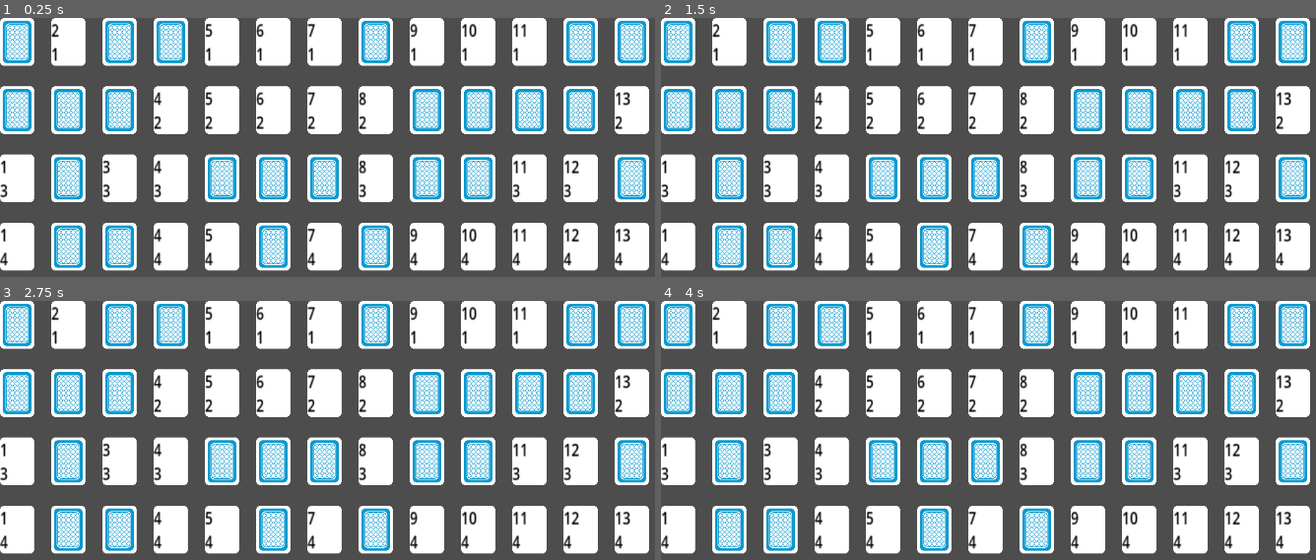
Above: before the commit, frames 1-4 (two rows, left to right).
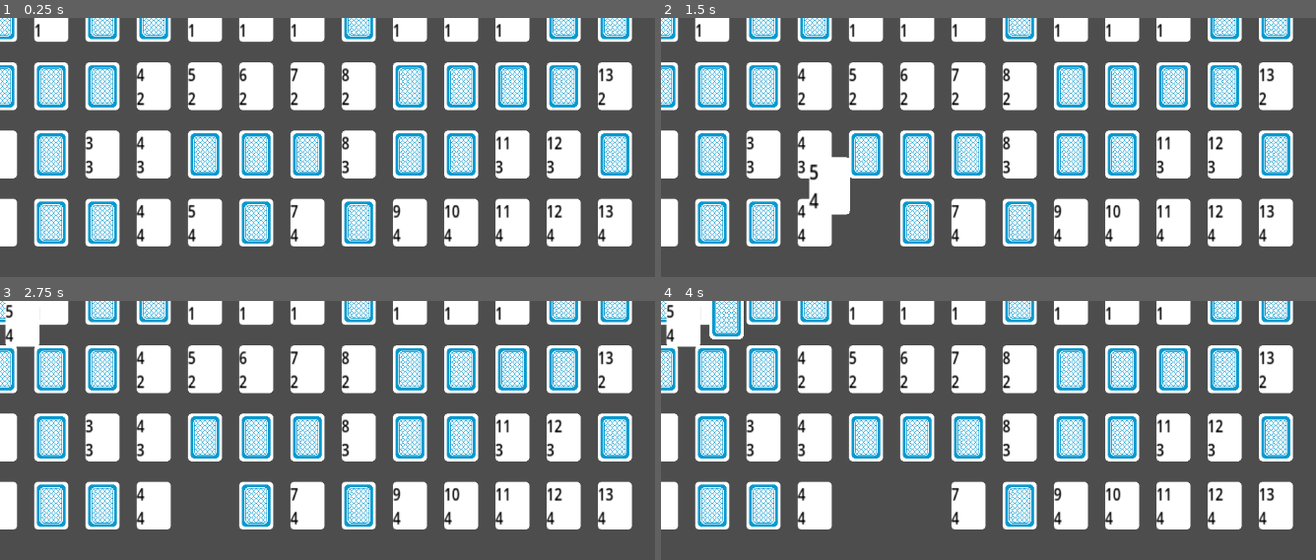
Above: after the commit, the same moments.

Repository: pmaitland/Patience
Game: Godot game, scene res://scenes/Main.tscn
Same seed, same stepped clock (60 frames per second), same inputs: the game is played once before the commit and once after it.
Inputs (mouse positions are in pixels of both pictures, inside the frame that each line leads up to):
- Up to frame 1 (0.25 s): no input
- Up to frame 2 (1.5 s): tap Enter at 0.5 s; move the mouse to (1230, 217) at 0.52 s; click (1230, 217) at 0.67 s; tap Space at 1.25 s; drag from (896, 261) to (680, 41) at 1.27 s
- Up to frame 3 (2.75 s): move the mouse to (471, 425) at 2.02 s; click (471, 425) at 2.17 s
- Up to frame 4 (4 s): tap Enter at 2.75 s; drag from (outside the picture) to (726, 324) at 2.77 s; move the mouse to (outside the picture) at 3.52 s; click (outside the picture) at 3.67 s

The runs differ from the first frame. In frame 1, 71% of the frame differs, in the area x 0-100%, y 0-98%; in frame 2, 70%; in frame 3, 70%; in frame 4, 70%.

Commit message:
allowed cards to be clicked and dragged

Diff:
--- a/patience/project.godot
+++ b/patience/project.godot
@@ -18,3 +18,4 @@
 [autoload]
 
 Enums="*res://scripts/Enums.gd"
+Globals="*res://scripts/Globals.gd"
--- a/patience/scenes/Card.tscn
+++ b/patience/scenes/Card.tscn
@@ -10,7 +10,6 @@
 script = ExtResource("1_u7yu8")
 
 [node name="Area2D" type="Area2D" parent="."]
-position = Vector2(25, 35)
 
 [node name="CollisionShape2D" type="CollisionShape2D" parent="Area2D"]
 scale = Vector2(2.5, 3.5)
@@ -18,26 +17,29 @@
 
 [node name="FrontSprite" type="Sprite2D" parent="."]
 texture_filter = 1
-position = Vector2(25, 35)
 texture = ExtResource("2_ogtmq")
 
 [node name="BackSprite" type="Sprite2D" parent="."]
 visible = false
 texture_filter = 1
-position = Vector2(25, 35)
 texture = ExtResource("3_adtt8")
 
 [node name="ValueLabel" type="Label" parent="."]
-offset_right = 40.0
-offset_bottom = 23.0
+offset_left = -25.0
+offset_top = -35.0
+offset_right = 15.0
+offset_bottom = -12.0
 scale = Vector2(1.24558, 1.52507)
 theme_override_colors/font_color = Color(0, 0, 0, 1)
 text = "1"
 
 [node name="SuitLabel" type="Label" parent="."]
-offset_top = 35.0
-offset_right = 40.0
-offset_bottom = 58.0
+offset_left = -25.0
+offset_right = 15.0
+offset_bottom = 23.0
 scale = Vector2(1.25137, 1.52312)
 theme_override_colors/font_color = Color(0, 0, 0, 1)
 text = "1"
+
+[connection signal="mouse_entered" from="Area2D" to="." method="_on_area_2d_mouse_entered"]
+[connection signal="mouse_exited" from="Area2D" to="." method="_on_area_2d_mouse_exited"]
--- a/patience/scripts/Card.gd
+++ b/patience/scripts/Card.gd
@@ -10,14 +10,32 @@
 
 var face_up: bool = true
 
+var last_mouse_position: Vector2 = Vector2.ZERO
 var has_mouse: bool = false
+var being_dragged: bool = false
 
 func _ready() -> void:
 	value_label.text = str(value)
 	suit_label.text = str(suit)
 
 func _process(_delta: float) -> void:
-	pass
+	var current_mouse_position = get_global_mouse_position()
+
+	if has_mouse and !Globals.mouse_has_card and Input.is_mouse_button_pressed(MOUSE_BUTTON_LEFT):
+		being_dragged = true
+		scale = Vector2(1.2, 1.2)
+		Globals.mouse_has_card = true
+
+	if being_dragged:
+		if Input.is_mouse_button_pressed(MOUSE_BUTTON_LEFT):
+			global_position.x += current_mouse_position.x - last_mouse_position.x
+			global_position.y += current_mouse_position.y - last_mouse_position.y
+		else:
+			being_dragged = false
+			scale = Vector2(1, 1)
+			Globals.mouse_has_card = false
+
+	last_mouse_position = current_mouse_position
 
 func flip() -> void:
 	face_up = !face_up
@@ -31,3 +49,9 @@
 		value_label.visible = false
 		suit_label.visible = false
 		back_sprite.visible = true
+
+func _on_area_2d_mouse_entered() -> void:
+	has_mouse = true
+
+func _on_area_2d_mouse_exited() -> void:
+	has_mouse = false
--- /dev/null
+++ b/patience/scripts/Globals.gd
@@ -0,0 +1,3 @@
+extends Node
+
+var mouse_has_card: bool = false
